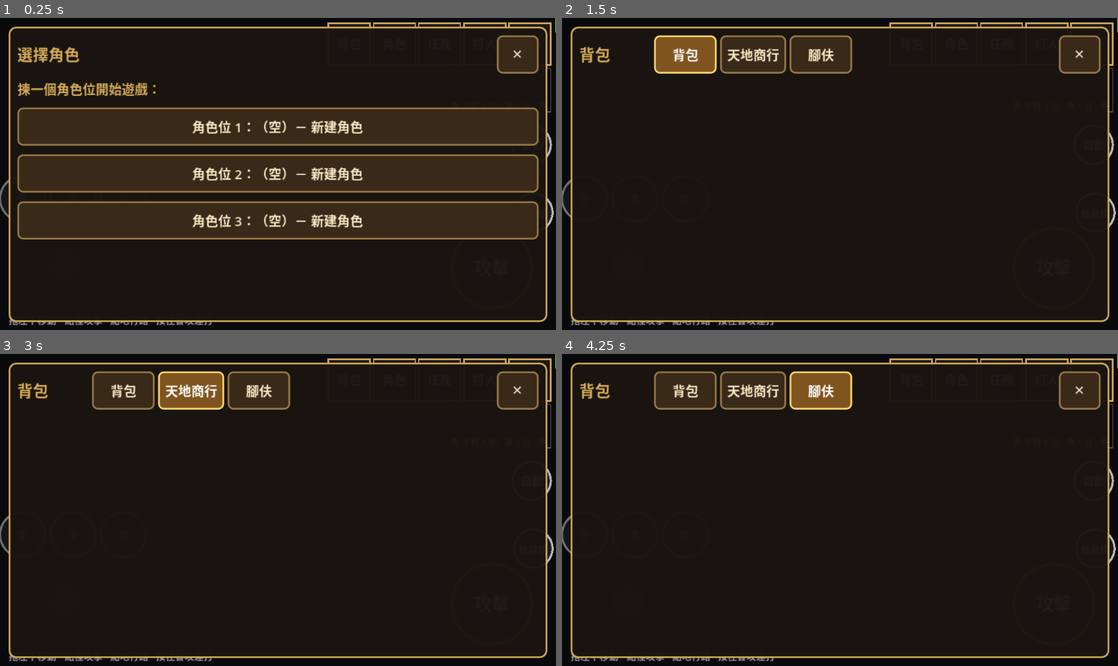
Above: before the commit, frames 1-4 (two rows, left to right).
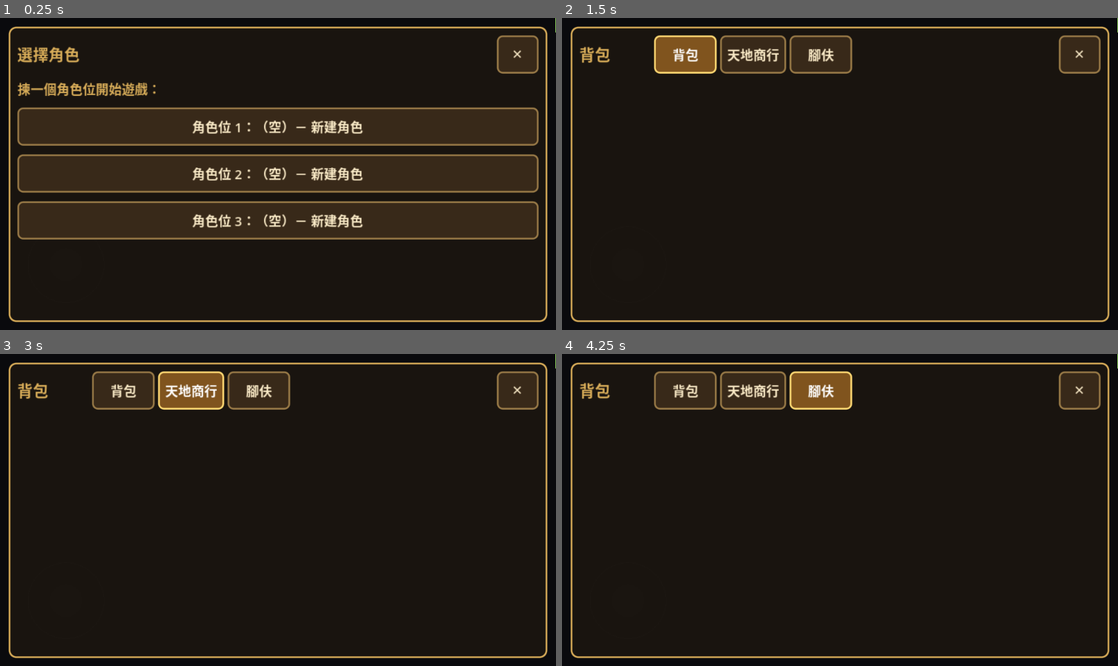
Above: after the commit, the same moments.

Repository: alphakey-marketing/sanguo-remake
Game: Godot game, scene res://ui/main.tscn
The game is run twice, just before and just after one commit, with the same random seed, the same clock (stepped at 60 frames per second) and the same inputs.
Inputs (mouse positions are in pixels of both pictures, inside the frame that each line leads up to):
- Up to frame 1 (0.25 s): no input
- Up to frame 2 (1.5 s): click "✕" at 0.5 s; tap Enter at 1.25 s; move the mouse to (962, 158) at 1.27 s; hold D from 1.28 s (still down); tap B at 1.35 s; click (962, 158) at 1.42 s
- Up to frame 3 (3 s): tap Space at 1.52 s; release D at 2 s; click "背包" at 2 s; click "天地商行" at 2.75 s
- Up to frame 4 (4.25 s): click "腳伕" at 3.5 s

The runs differ from the first frame. In frame 1, 0.8% of the frame differs, in the area x 0-100%, y 1-99%; in frame 2, 0.8%; in frame 3, 0.8%; in frame 4, 0.8%.

Commit message:
fix: 捕快效能 + 逃跑/追捕慢速 + 完整日誌入口/關閉四項小修
- 捕快 _constable_tick 掃紅名改用 think() 預先按地圖分好嘅 bots_by_map，
  唔再逐個捕快逐 tick 掃成個 sim.state["bots"]（residents 多咗之後 O(guards×bots) 拖慢全局）
- fleePk 逃跑 + 新增 huntedByGuard（捕快鎖緊嘅紅名 NPC）行慢啲：3 tick 行 2 格 → 2 tick 行 1 格，
  等玩家/捕快追得到、出到手（之前捕快同紅名同速，永遠追唔上）
- 主畫面細日誌預覽（HudLayout.log_rect）加撳掣，直接開完整日誌面板，唔使一定行「更多」
- mobile_hud._draw() 有面板開住就唔畫觸控層（同 _input 已有嘅 any_panel_open() 擋輸入一致），
  免得選單列/小地圖等內容畫喺面板上面遮住 ✕/內容

run_guard.gd 兩處直接掉 BotSys._constable_tick 嘅 call 同步加返新嘅 bots_by_map 參數（傳 {}）。
呢個 session 環境冇 Godot 執行檔，冇跑到 run_tests.sh，改動靠人手覆查；跑得到 Godot 嗰邊記得
先過 sh tools/run_tests.sh 全 PASS 先好再改動。

Co-Authored-By: Claude Sonnet 5 <noreply@anthropic.com>
Claude-Session: https://claude.ai/code/session_01CDaz3kWTaTDL5FNujp96XA

Diff:
--- a/client/sim/bot_sys.gd
+++ b/client/sim/bot_sys.gd
@@ -54,19 +54,25 @@
 
 # 捕快行為【自訂】: 見紅名(罪犯居民/殺人魔玩家)喺 aggroRange 內 -> 鎖定 atk_target (由 _think_player 追擊出手)；
 # 冇紅名: 巡邏時辰內喺企定位附近循環巡邏，其餘時辰返企定位企定 (唔郁)。
-static func _constable_tick(sim, id: int, e: Dictionary) -> void:
+# bots_by_map: think() 每 tick 分好嘅 {map_index: [bot id]}，避免逐個捕快逐 tick 掃成個 sim.state["bots"]（效能）。
+static func _constable_tick(sim, id: int, e: Dictionary, bots_by_map: Dictionary) -> void:
 	var ch: Dictionary = e["ch"]
 	if int(e["atk_target"]) != 0:
+		var t: Dictionary = sim.ent(int(e["atk_target"]))
+		if not t.is_empty() and t.has("ch") and int(t["hp"]) > 0 and String(t.get("kind", "")) == "bot":
+			t["huntedByGuard"] = true    # 持續標記俾追緊嘅紅名 NPC 行慢啲 (等捕快追得到, 自訂)
 		return                                       # 追緊 -> 交返 _think_player 出手
 	var g: Dictionary = RulesGuard.cfg(sim.data.guards)
+	var map_k: int = sim.data.map_index(int(e["x"]), int(e["y"]))
 	var pid := int(sim.state["player_id"])
 	var pe: Dictionary = sim.ent(pid)
 	if not pe.is_empty() and pe.has("ch") and int(pe["hp"]) > 0 \
+			and sim.data.map_index(int(pe["x"]), int(pe["y"])) == map_k \
 			and RulesGuard.is_red_target(pe["ch"], true) \
 			and RulesGuard.in_aggro_range(int(e["x"]), int(e["y"]), int(pe["x"]), int(pe["y"]), g):
 		e["atk_target"] = pid
 		return
-	for bid in sim.state["bots"]:
+	for bid in bots_by_map.get(map_k, []):
 		if int(bid) == id:
 			continue
 		var be: Dictionary = sim.ent(int(bid))
@@ -76,6 +82,7 @@
 			continue
 		if RulesGuard.in_aggro_range(int(e["x"]), int(e["y"]), int(be["x"]), int(be["y"]), g):
 			e["atk_target"] = int(bid)
+			be["huntedByGuard"] = true
 			return
 	var sp: Dictionary = ch.get("standPos", {})
 	var stand := Vector2i(int(sp.get("x", int(e["x"]))), int(sp.get("y", int(e["y"]))))
@@ -99,6 +106,15 @@
 			if not mobs_by_map.has(k):
 				mobs_by_map[k] = []
 			mobs_by_map[k].append(m)
+	var bots_by_map := {}              # 地圖 index -> [bot id]，每 tick 分組一次，畀捕快揾紅名用 (自訂，避免逐 tick 掃全部 bots)
+	for bid in sim.state["bots"]:
+		var be: Dictionary = sim.ent(int(bid))
+		if be.is_empty():
+			continue
+		var bk: int = sim.data.map_index(int(be["x"]), int(be["y"]))
+		if not bots_by_map.has(bk):
+			bots_by_map[bk] = []
+		bots_by_map[bk].append(int(bid))
 	var dead: Array = []
 	for id in sim.state["bots"]:
 		var e: Dictionary = sim.ent(id)
@@ -109,7 +125,7 @@
 			_pk_flee(sim, id, e, dead)
 			continue
 		if String(ch.get("role", "")) == "constable":   # 捕快: 見紅名主動打, 否則巡邏/企定位
-			_constable_tick(sim, id, e)
+			_constable_tick(sim, id, e, bots_by_map)
 			continue
 		if bool(ch.get("criminal", false)) and _crime_find_player(sim, e):   # S03a: 紅名(殺人魔)主動襲擊玩家
 			continue                                  # (atk_target 已鎖定, 下方 _think_player 出手)
--- a/client/sim/sim.gd
+++ b/client/sim/sim.gd
@@ -214,8 +214,8 @@
 		var mv := 2 if (e["kind"] == "mob" and (e.get("mob", {}) as Dictionary).get("state", "") == "flee" and tick % 2 == 0) else 1
 		if e.has("ch"):
 			mv = _ride_steps(e)       # 騎馬: 移速 ×1.5~2 (Step 17a, spec 07 §7)
-		if e["kind"] == "bot" and bool(e.get("fleePk", false)) and tick % 3 == 2:
-			mv = 0                    # 打人模式/S03a: 逃走緊嘅居民行慢啲 (3 tick 行 2 格)，等玩家追得返 (spec 03 §3)
+		if e["kind"] == "bot" and (bool(e.get("fleePk", false)) or bool(e.get("huntedByGuard", false))) and tick % 2 == 1:
+			mv = 0                    # 打人模式/S03a 逃跑 + 捕快追緊嘅紅名: 行慢啲 (2 tick 行 1 格)，等玩家/捕快追得返 (spec 03 §3 + 自訂)
 		var moved := false
 		var moved_n := 0
 		for _k in mv:
--- a/client/tests/run_guard.gd
+++ b/client/tests/run_guard.gd
@@ -126,11 +126,11 @@
 	e["tx"] = stand.x
 	e["ty"] = stand.y
 	clk["ke"] = 0   # 子時 (shichen 0)，唔喺 patrolShichen
-	BotSys._constable_tick(sim, gid, e)
+	BotSys._constable_tick(sim, gid, e, {})
 	check(int(e["tx"]) == stand.x and int(e["ty"]) == stand.y, "行為: 非巡邏時辰留喺企定位")
 	# 推入巡邏時辰: 應該設新目的地離開企定位去巡邏
 	clk["ke"] = 8 * 3   # shichen 3 (卯)，喺 patrolShichen
-	BotSys._constable_tick(sim, gid, e)
+	BotSys._constable_tick(sim, gid, e, {})
 	check(int(e["tx"]) != stand.x or int(e["ty"]) != stand.y, "行為: 巡邏時辰設目的地離開企定位")
 
 
--- a/client/ui/touch/hud_layout.gd
+++ b/client/ui/touch/hud_layout.gd
@@ -64,6 +64,7 @@
 	# 騎馬/落馬掣 (Step 17a): 互動掣上面，身邊有座騎先顯示
 	var cr: Rect2 = out["context"]["rect"]
 	out["mount"] = {"kind": "circle", "c": Vector2(cr.position.x + 46, cr.position.y - 30), "r": SMALL_R}
+	out["log"] = {"kind": "rect", "rect": log_rect(safe)}
 	return out
 
 
@@ -91,7 +92,7 @@
 	return Rect2(safe.position.x, top, right - safe.position.x, safe.end.y - top)
 
 
-# 日誌（唔撳得，淨係畫）: 角色框下面
+# 日誌預覽（角色框下面，撳到開完整日誌面板）
 static func log_rect(safe: Rect2) -> Rect2:
 	return Rect2(safe.position.x + 6, safe.position.y + 108 + STATUS_ROW_H, 300, 44)
 
--- a/client/ui/touch/mobile_hud.gd
+++ b/client/ui/touch/mobile_hud.gd
@@ -224,6 +224,7 @@
 	ids.append_array(HudLayout.MENU)
 	ids.append("minimap")
 	ids.append("portrait")
+	ids.append("log")
 	if main != null and not main.comp.is_empty():
 		ids.append("companion")
 	if not mount_btn().is_empty():
@@ -329,6 +330,7 @@
 			main._log("打人模式 %s" % ("開" if main.pk_mode else "關"))
 		"menu_more": open_panel("more")
 		"minimap": open_panel("map")
+		"log": log_panel().open()
 		"companion": open_panel("recruit")
 		"mount":
 			var mb := mount_btn()
@@ -407,6 +409,8 @@
 func _draw() -> void:
 	if main == null:
 		return
+	if any_panel_open():
+		return                           # 面板開住: HUD 觸控層唔畫，免得遮住面板嘅 ✕/內容 (同 _input 一致)
 	var s := get_viewport_rect().size
 	var sr := safe_rect()
 	_draw_status()
